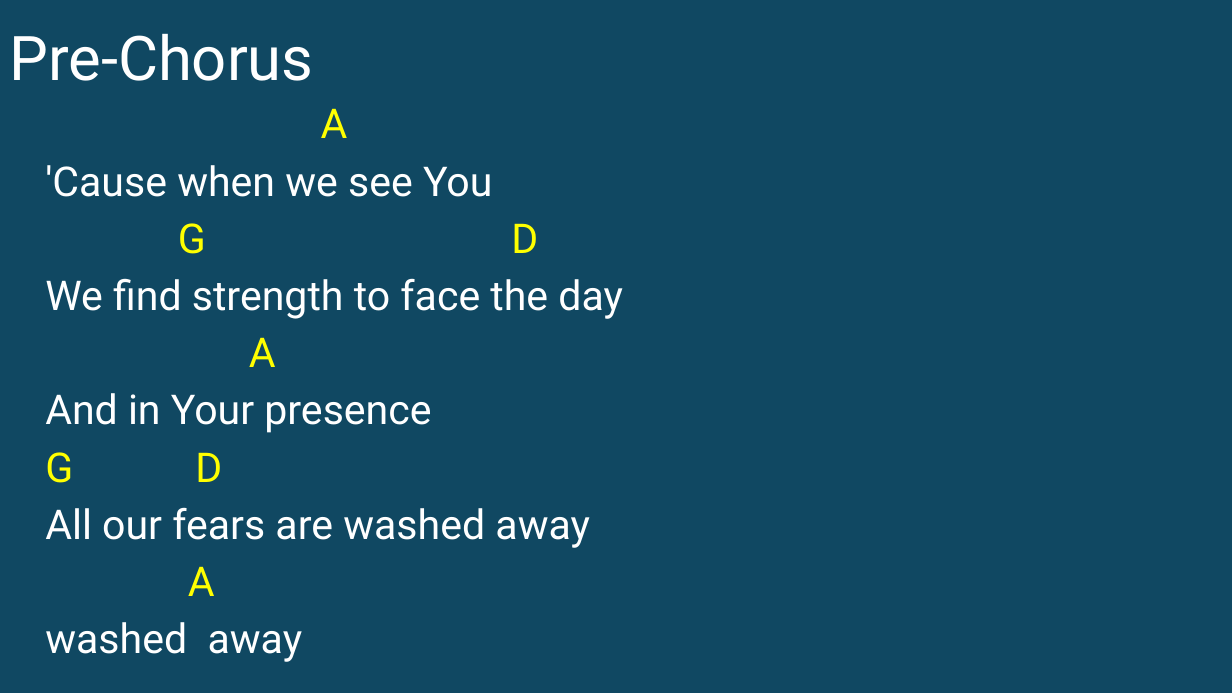
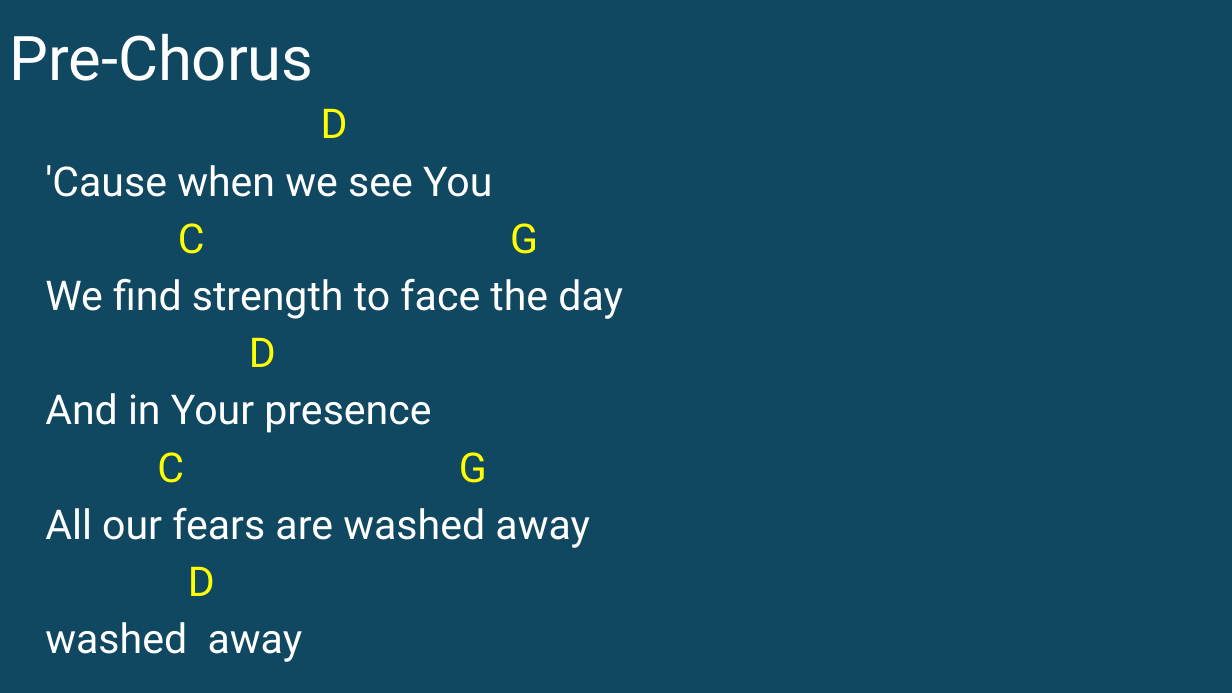
Before and after one commit to kendall412/worship, a slide deck: slide 3 of Hosanna (Praise is Rising)-CH.pptx. Drawn at 1232x693 pixels with LibreOffice and Linux fonts; fonts in the diff are those of the drawing. Boxes give left, top, right and bottom in pixels: in the first picture for what was removed or moved away, otherwise in the second. Text is boxed around its words. In the diff, an @@ line names an element or a change of style, - is before the commit and + after.

```diff
--- a/Hosanna (Praise is Rising)-CH.pptx
+++ b/Hosanna (Praise is Rising)-CH.pptx
@@ subtitle at (321, 108, 348, 138): text changed @@
-A
+D
@@ subtitle at (178, 223, 538, 254): text changed @@
-G D
+C G
@@ subtitle at (249, 337, 276, 367): text changed @@
-A
+D
@@ subtitle at (157, 452, 487, 483): text changed @@
-G D
+C G
@@ subtitle at (188, 566, 215, 596): text changed @@
-A
+D
```
Also in this commit, not shown: 5 other slides changed, 5 slides added, 6 other files.
